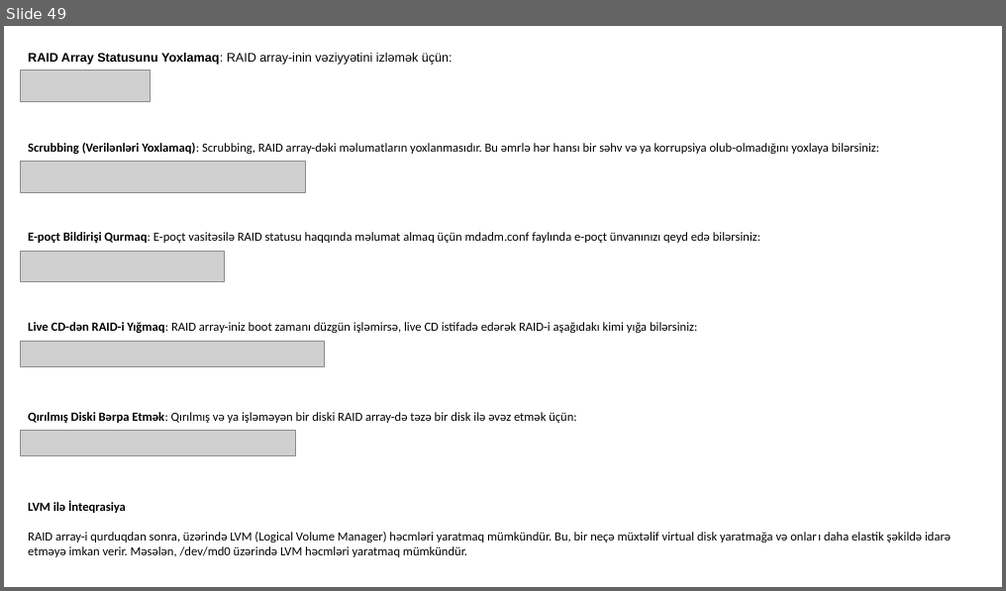
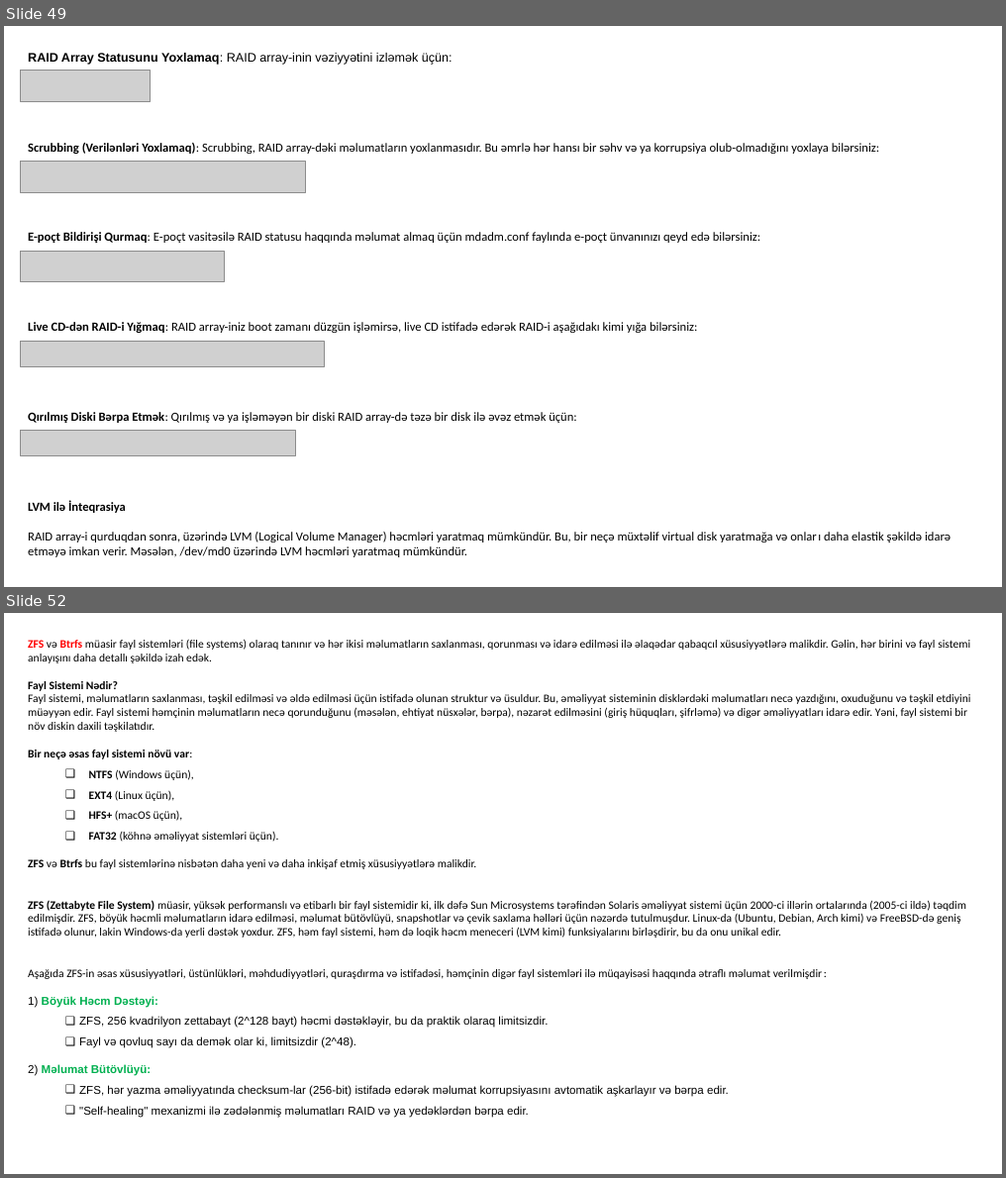
Before and after one commit to codeurient/DevOps, a slide deck: .lessons/1 operating systems/1 linux/1.pptx. Shown one above the other, each under a label of ours: slide 49 before the commit, slides 49 and 52 after it; the slides between them are not shown. The pictures are 1006x591 and 1006x1178 pixels, drawn with LibreOffice and Linux fonts; fonts in the diff are those of the drawing; grey boxes stand for pictures. Boxes give left, top, right and bottom in pixels: in the first picture for what was removed or moved away, otherwise in the second. Text is boxed around its words. In the diff, an @@ line names an element or a change of style, - is before the commit and + after.

```diff
--- a/.lessons/1 operating systems/1 linux/1.pptx
+++ b/.lessons/1 operating systems/1 linux/1.pptx
@@ slide 52 added at bbox=[4, 613, 1002, 1174], background #FFFFFF @@
@@ text added at bbox=[28, 639, 971, 1118], 11 pt, text #000000 @@
+ZFS və Btrfs müasir fayl sistemləri (file systems) olaraq tanınır və hər ikisi məlumatların saxlanması, qorunması və idarə edilməsi ilə əlaqədar qabaqcıl xüsusiyyətlərə malikdir. Gəlin, hər birini və fayl sistemi anlayışını daha detallı şəkildə izah edək.
+Fayl Sistemi Nədir?
+Fayl sistemi, məlumatların saxlanması, təşkil edilməsi və əldə edilməsi üçün istifadə olunan struktur və üsuldur. Bu, əməliyyat sisteminin disklərdəki məlumatları necə yazdığını, oxuduğunu və təşkil etdiyini müəyyən edir. Fayl sistemi həmçinin məlumatların necə qorunduğunu (məsələn, ehtiyat nüsxələr, bərpa), nəzarət edilməsini (giriş hüquqları, şifrləmə) və digər əməliyyatları idarə edir. Yəni, fayl sistemi bir növ diskin daxili təşkilatıdır.
+Bir neçə əsas fayl sistemi növü var:
+  ❑ NTFS (Windows üçün),
+  ❑ EXT4 (Linux üçün),
+  ❑ HFS+ (macOS üçün),
+  ❑ FAT32 (köhnə əməliyyat sistemləri üçün).
+ZFS və Btrfs bu fayl sistemlərinə nisbətən daha yeni və daha inkişaf etmiş xüsusiyyətlərə malikdir.
+ZFS (Zettabyte File System) müasir, yüksək performanslı və etibarlı bir fayl sistemidir ki, ilk dəfə Sun Microsystems tərəfindən Solaris əməliyyat sistemi üçün 2000-ci illərin ortalarında (2005-ci ildə) təqdim edilmişdir. ZFS, böyük həcmli məlumatların idarə edilməsi, məlumat bütövlüyü, snapshotlar və çevik saxlama həlləri üçün nəzərdə tutulmuşdur. Linux-da (Ubuntu, Debian, Arch kimi) və FreeBSD-də geniş istifadə olunur, lakin Windows-da yerli dəstək yoxdur. ZFS, həm fayl sistemi, həm də loqik həcm meneceri (LVM kimi) funksiyalarını birləşdirir, bu da onu unikal edir.
+Aşağıda ZFS-in əsas xüsusiyyətləri, üstünlükləri, məhdudiyyətləri, quraşdırma və istifadəsi, həmçinin digər fayl sistemləri ilə müqayisəsi haqqında ətraflı məlumat verilmişdir:
+1) Böyük Həcm Dəstəyi:
+  ❑ ZFS, 256 kvadrilyon zettabayt (2^128 bayt) həcmi dəstəkləyir, bu da praktik olaraq limitsizdir.
+  ❑ Fayl və qovluq sayı da demək olar ki, limitsizdir (2^48).
+2) Məlumat Bütövlüyü:
+  ❑ ZFS, hər yazma əməliyyatında checksum-lar (256-bit) istifadə edərək məlumat korrupsiyasını avtomatik aşkarlayır və bərpa edir.
+  ❑ "Self-healing" mexanizmi ilə zədələnmiş məlumatları RAID və ya yedəklərdən bərpa edir.
```
Also in this commit, not shown: 7 other slides added, 8 slides removed.
